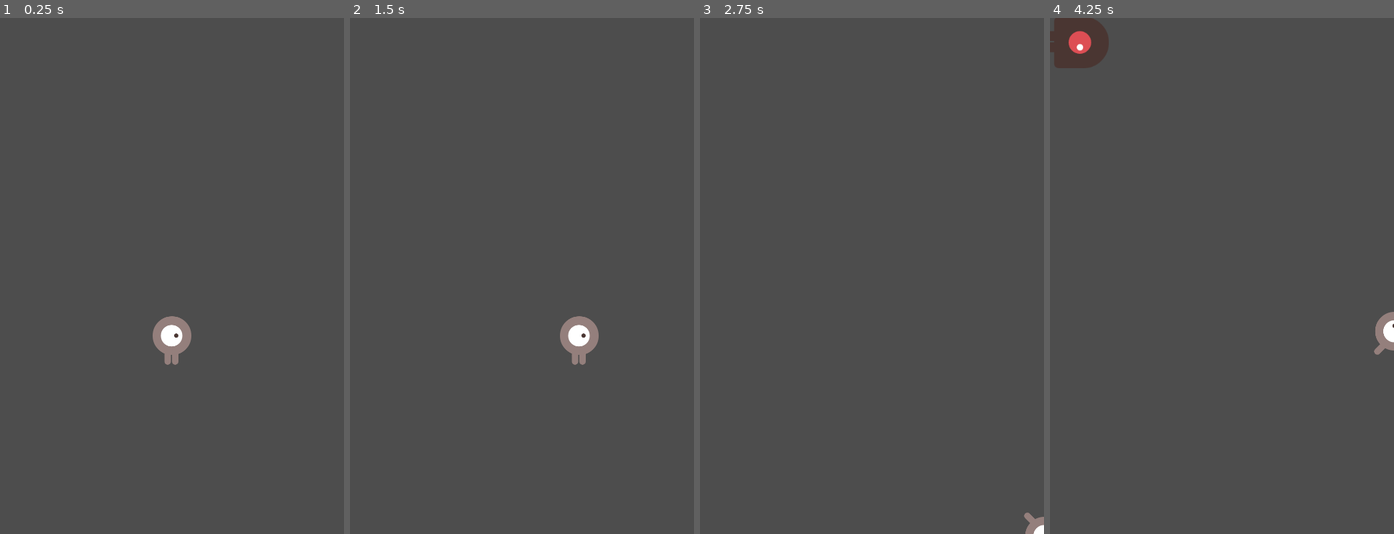
Above: before the commit, frames 1-4 (left to right).
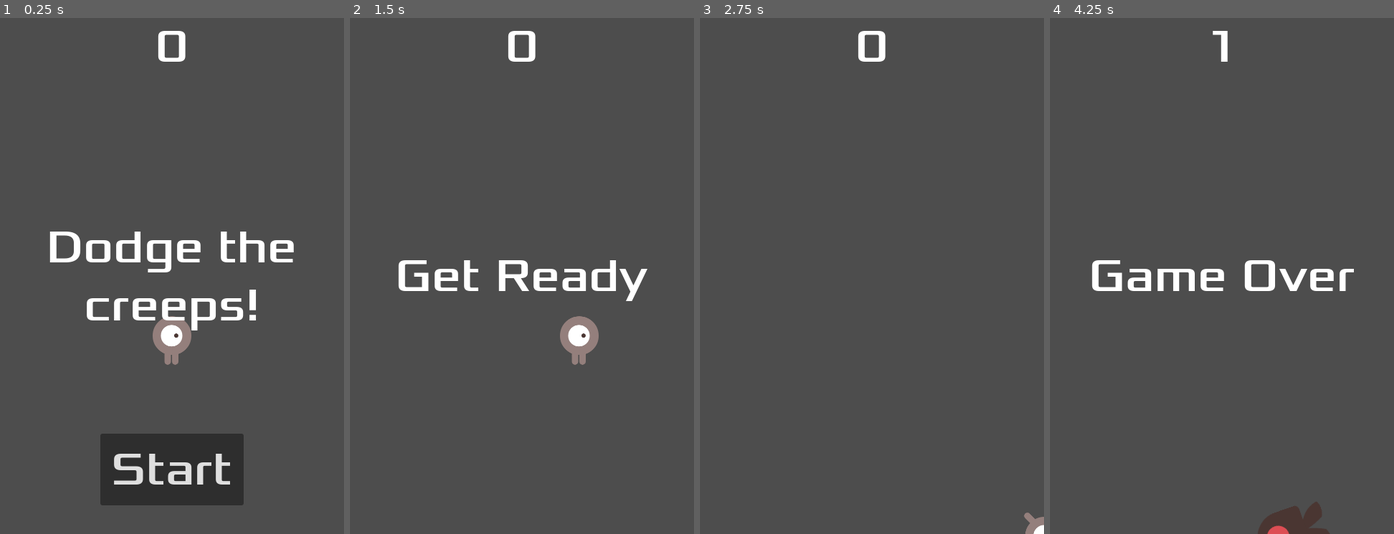
Above: after the commit, the same moments.

Repository: chapmanh/20230710---Dodge-the-Creeps
Game: Godot game, scene res://main.tscn
Same seed, same stepped clock (60 frames per second), same inputs: the game is played once before the commit and once after it.
Inputs (mouse positions are in pixels of both pictures, inside the frame that each line leads up to):
- Up to frame 1 (0.25 s): no input
- Up to frame 2 (1.5 s): click (522, 472) at 0.5 s, where only the run after the commit has a clickable "Start"; tap Enter at 1.25 s; hold Right (move_right) from 1.28 s (still down)
- Up to frame 3 (2.75 s): release Right (move_right) at 2.03 s; hold Down (move_down) from 2.03 s (still down)
- Up to frame 4 (4.25 s): release Down (move_down) at 2.78 s; hold Right (move_right) 2.78-3.53 s; hold Up (move_up) from 3.53 s (still down)

The runs differ from the first frame. In frame 1, 8.9% of the frame differs, in the area x 14-86%, y 2-95%; in frame 2, 2.1%; in frame 3, 0.3%; in frame 4, 4.4%.

Commit message:
Adding HUD

Diff:
--- /dev/null
+++ b/HUD.gd
@@ -0,0 +1,39 @@
+extends CanvasLayer
+
+# Notifies 'Main' node that the button has been pressed
+signal start_game
+
+# Called when the node enters the scene tree for the first time.
+func _ready():
+	pass # Replace with function body.
+
+
+# Called every frame. 'delta' is the elapsed time since the previous frame.
+func _process(delta):
+	pass
+
+func show_message(text):
+	$Message.text = text
+	$Message.show()
+	$MessageTimer.start()
+
+func show_game_over():
+	show_message("Game Over")
+	# Wait until the MessageTimer has counted down
+	await $MessageTimer.timeout
+
+	$Message.text = "Dodge the\nCreeps!"
+	$Message.show()
+	# Make a one-shot timer and wait for it to finish
+	await get_tree().create_timer(1.0).timeout
+	$StartButton.show()
+
+func update_score(score):
+	$ScoreLabel.text = str(score)
+
+func _on_start_button_pressed():
+	$StartButton.hide()
+	start_game.emit()
+
+func _on_message_timer_timeout():
+	$Message.hide()
--- /dev/null
+++ b/hud.tscn
@@ -0,0 +1,63 @@
+[gd_scene load_steps=3 format=3 uid="uid://calegr543yhxh"]
+
+[ext_resource type="Script" path="res://HUD.gd" id="1_xg44h"]
+[ext_resource type="FontFile" uid="uid://yuovpdpo33y" path="res://fonts/Xolonium-Regular.ttf" id="2_c5gul"]
+
+[node name="HUD" type="CanvasLayer"]
+script = ExtResource("1_xg44h")
+
+[node name="ScoreLabel" type="Label" parent="."]
+anchors_preset = 5
+anchor_left = 0.5
+anchor_right = 0.5
+offset_left = -90.0
+offset_right = 90.0
+offset_bottom = 81.0
+grow_horizontal = 2
+theme_override_fonts/font = ExtResource("2_c5gul")
+theme_override_font_sizes/font_size = 64
+text = "9999"
+horizontal_alignment = 1
+vertical_alignment = 1
+
+[node name="Message" type="Label" parent="."]
+anchors_preset = 8
+anchor_left = 0.5
+anchor_top = 0.5
+anchor_right = 0.5
+anchor_bottom = 0.5
+offset_left = -240.0
+offset_top = -121.5
+offset_right = 240.0
+offset_bottom = 121.5
+grow_horizontal = 2
+grow_vertical = 2
+theme_override_fonts/font = ExtResource("2_c5gul")
+theme_override_font_sizes/font_size = 64
+text = "Dodge the creeps!"
+horizontal_alignment = 1
+vertical_alignment = 1
+autowrap_mode = 2
+
+[node name="StartButton" type="Button" parent="."]
+anchors_preset = 7
+anchor_left = 0.5
+anchor_top = 1.0
+anchor_right = 0.5
+anchor_bottom = 1.0
+offset_left = -100.0
+offset_top = -140.0
+offset_right = 100.0
+offset_bottom = -40.0
+grow_horizontal = 2
+grow_vertical = 0
+theme_override_fonts/font = ExtResource("2_c5gul")
+theme_override_font_sizes/font_size = 64
+text = "Start"
+
+[node name="MessageTimer" type="Timer" parent="."]
+wait_time = 2.0
+one_shot = true
+
+[connection signal="pressed" from="StartButton" to="." method="_on_start_button_pressed"]
+[connection signal="timeout" from="MessageTimer" to="." method="_on_message_timer_timeout"]
--- a/main.gd
+++ b/main.gd
@@ -5,7 +5,8 @@
 
 # Called when the node enters the scene tree for the first time.
 func _ready():
-	new_game()
+	$HUD.update_score(0)
+	$Player.start($StartPosition.position)
 
 # Called every frame. 'delta' is the elapsed time since the previous frame.
 func _process(delta):
@@ -14,11 +15,15 @@
 func game_over():
 	$ScoreTimer.stop()
 	$MobTimer.stop()
+	$HUD.show_game_over()
 
 func new_game():
+	get_tree().call_group("mobs", "queue_free")
 	score = 0
 	$Player.start($StartPosition.position)
 	$StartTimer.start()
+	$HUD.update_score(score)
+	$HUD.show_message("Get Ready")
 
 func _on_start_timer_timeout():
 	$MobTimer.start()
@@ -26,6 +31,7 @@
 
 func _on_score_timer_timeout():
 	score += 1
+	$HUD.update_score(score)
 
 func _on_mob_timer_timeout():
 	# Create a new instance of the Mob scene.
@@ -38,13 +44,11 @@
 	# Set the mob's direction perpendicular to the path direction.
 	var direction = mob_spawn_location.rotation + PI / 2
 
-	print('Spawn Rotation:', mob_spawn_location.rotation)
-
 	# Set the mob's position to a random location.
 	mob.position = mob_spawn_location.position
 
 	# Add some randomness to the direction.
-	#direction += randf_range(-PI / 4, PI / 4)
+	direction += randf_range(-PI / 4, PI / 4)
 	mob.rotation = direction
 
 	# Choose the velocity for the mob.
--- a/main.tscn
+++ b/main.tscn
@@ -1,8 +1,9 @@
-[gd_scene load_steps=5 format=3 uid="uid://c4xg1q13e6vse"]
+[gd_scene load_steps=6 format=3 uid="uid://c4xg1q13e6vse"]
 
 [ext_resource type="PackedScene" uid="uid://cxq3gt246ni42" path="res://player.tscn" id="1_l01ps"]
 [ext_resource type="Script" path="res://main.gd" id="1_ww30f"]
 [ext_resource type="PackedScene" uid="uid://3nmoaj1o4x8e" path="res://mob.tscn" id="2_k0jfi"]
+[ext_resource type="PackedScene" uid="uid://calegr543yhxh" path="res://hud.tscn" id="4_oplny"]
 
 [sub_resource type="Curve2D" id="Curve2D_mrbww"]
 _data = {
@@ -15,9 +16,10 @@
 mob_scene = ExtResource("2_k0jfi")
 
 [node name="Player" parent="." instance=ExtResource("1_l01ps")]
+position = Vector2(240, 512)
 
 [node name="MobTimer" type="Timer" parent="."]
-wait_time = 2.0
+wait_time = 0.5
 
 [node name="ScoreTimer" type="Timer" parent="."]
 
@@ -33,7 +35,10 @@
 
 [node name="MobSpawnLocation" type="PathFollow2D" parent="MobPath"]
 
+[node name="HUD" parent="." instance=ExtResource("4_oplny")]
+
 [connection signal="hit" from="Player" to="." method="game_over"]
 [connection signal="timeout" from="MobTimer" to="." method="_on_mob_timer_timeout"]
 [connection signal="timeout" from="ScoreTimer" to="." method="_on_score_timer_timeout"]
 [connection signal="timeout" from="StartTimer" to="." method="_on_start_timer_timeout"]
+[connection signal="start_game" from="HUD" to="." method="new_game"]
--- a/mob.tscn
+++ b/mob.tscn
@@ -48,7 +48,7 @@
 radius = 34.0
 height = 82.0
 
-[node name="Mob" type="RigidBody2D"]
+[node name="Mob" type="RigidBody2D" groups=["mobs"]]
 collision_mask = 0
 gravity_scale = 0.0
 script = ExtResource("1_72xam")
